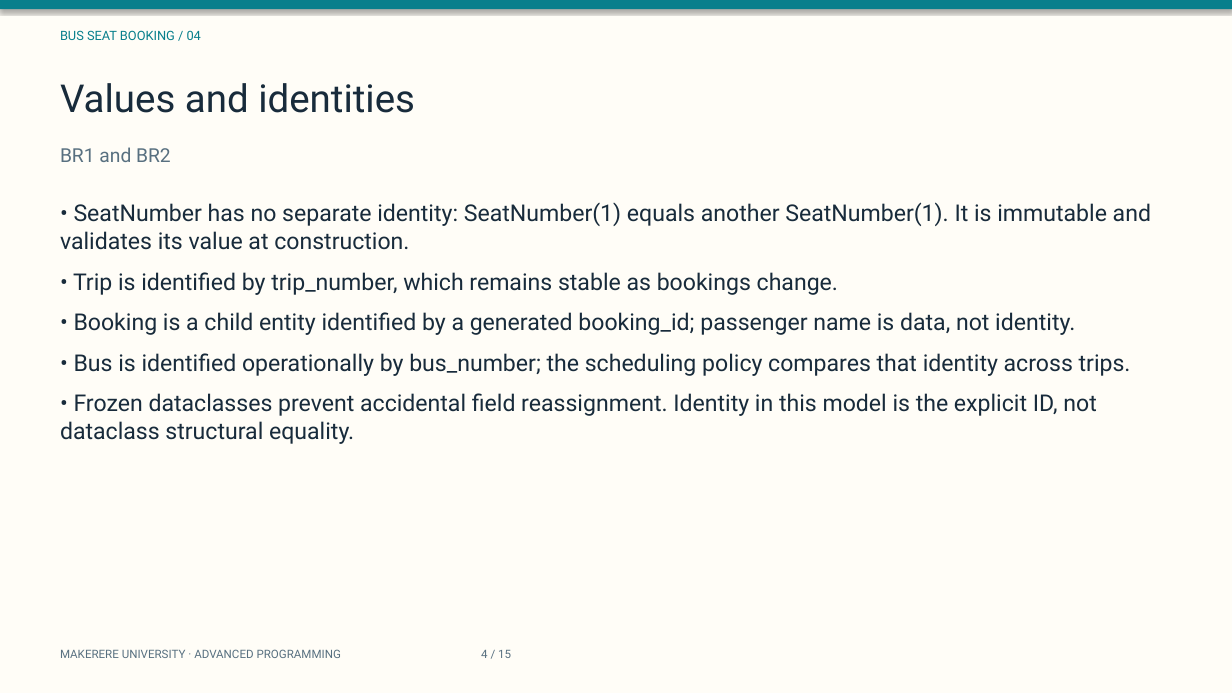
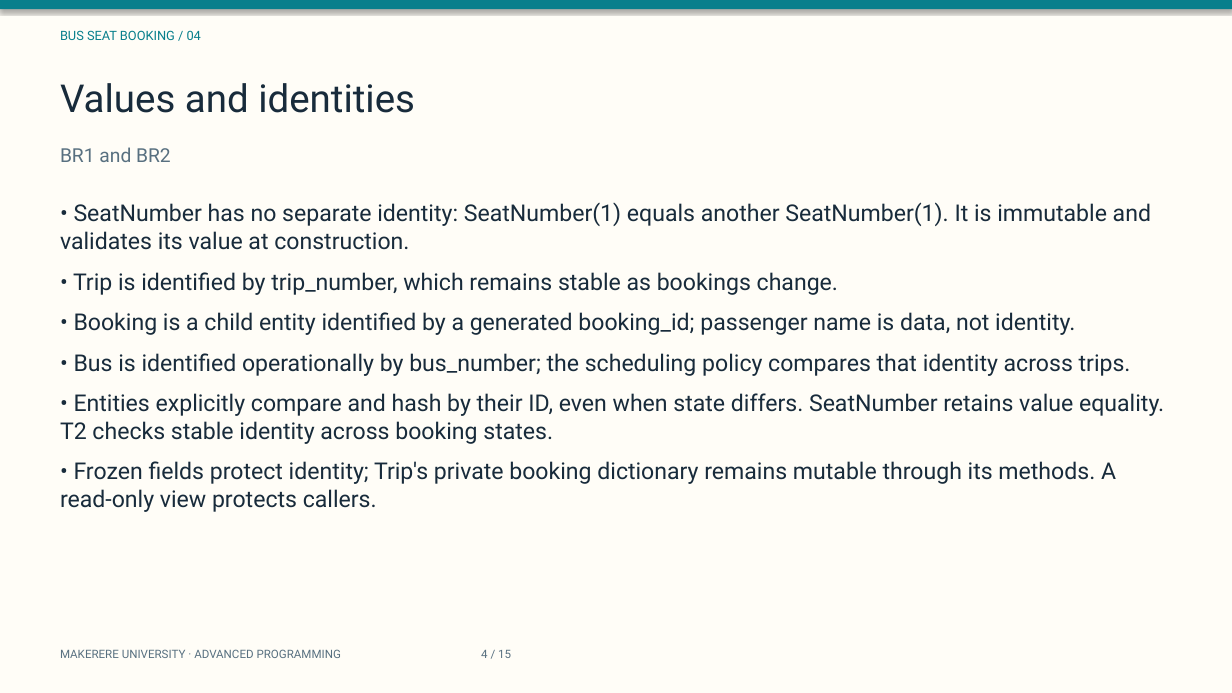
Before and after one commit to TIMOTHY-ctrl/Advancedprogramming_assignment_group_repo, a slide deck: slide 4 of presentation/coursework-slides.pptx. Drawn at 1232x693 pixels with LibreOffice and Linux fonts; fonts in the diff are those of the drawing. Boxes give left, top, right and bottom in pixels: in the first picture for what was removed or moved away, otherwise in the second. Text is boxed around its words. In the diff, an @@ line names an element or a change of style, - is before the commit and + after.

```diff
--- a/presentation/coursework-slides.pptx
+++ b/presentation/coursework-slides.pptx
@@ text at (60, 393, 1164, 512): text changed @@
-• Frozen dataclasses prevent accidental field reassignment. Identity in this model is the explicit ID, not dataclass structural equality.
+• Entities explicitly compare and hash by their ID, even when state differs. SeatNumber retains value equality. T2 checks stable identity across booking states.
+• Frozen fields protect identity; Trip's private booking dictionary remains mutable through its methods. A read-only view protects callers.
```
Also in this commit, not shown: 8 other slides changed, 57 other files.
